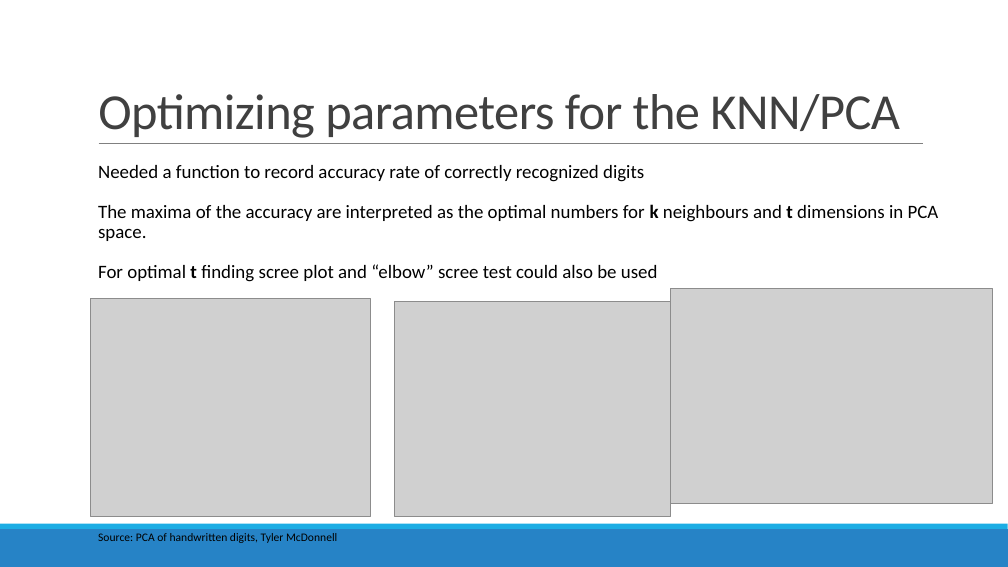
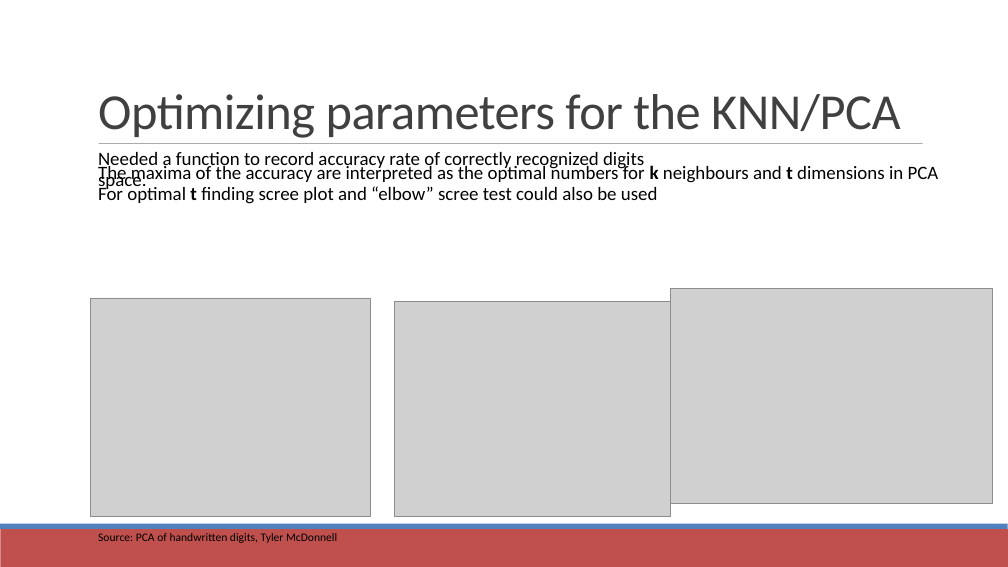
Before and after one commit to datascience-mobi/project-03-group-01, a slide deck: slide 6 of Vortrag1.pptx. Drawn at 1008x567 pixels with LibreOffice and Linux fonts; fonts in the diff are those of the drawing; grey boxes stand for pictures. Boxes give left, top, right and bottom in pixels: in the first picture for what was removed or moved away, otherwise in the second. Text is boxed around its words. In the diff, an @@ line names an element or a change of style, - is before the commit and + after.

```diff
--- a/Vortrag1.pptx
+++ b/Vortrag1.pptx
@@ line (99, 144) - (923, 144): stroke #808080 0.5 pt to #808080 0.51 pt @@
@@ text "Needed a function to record ..." at box(98, 152, 939, 204): line spacing 19pt to 6.7pt @@
@@ rectangle at box(0, 529, 1008, 567): fill #2683C6 to #C0504D @@
@@ rectangle at box(0, 524, 1008, 529): fill #1CADE4 to #4F81BD @@
```
Also in this commit, not shown: 8 other slides changed.
